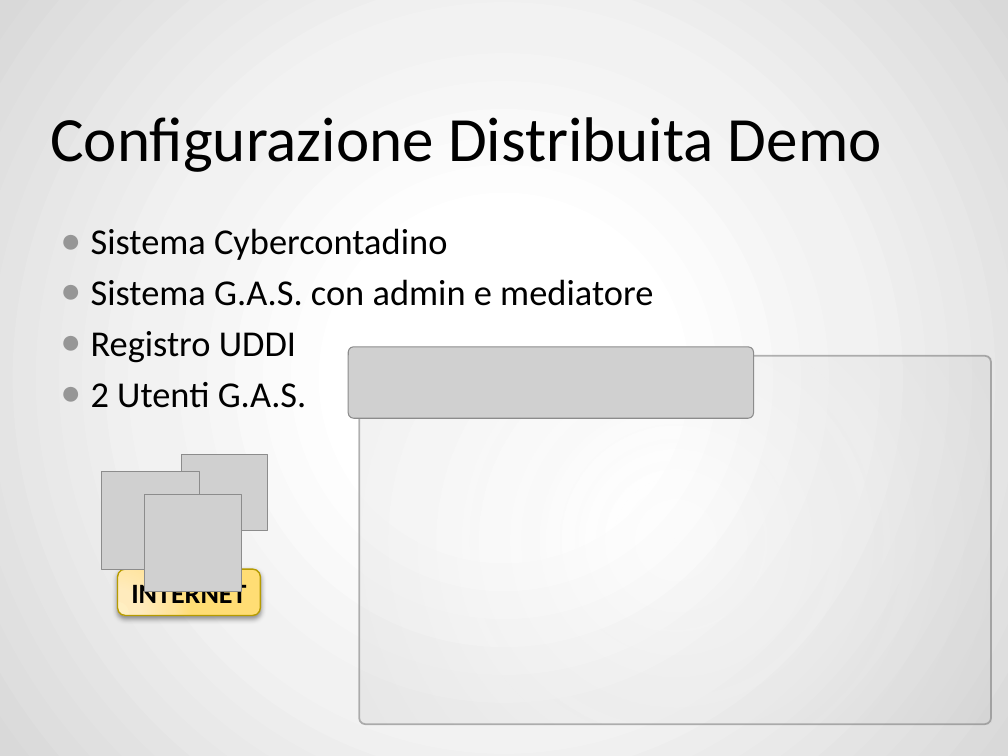
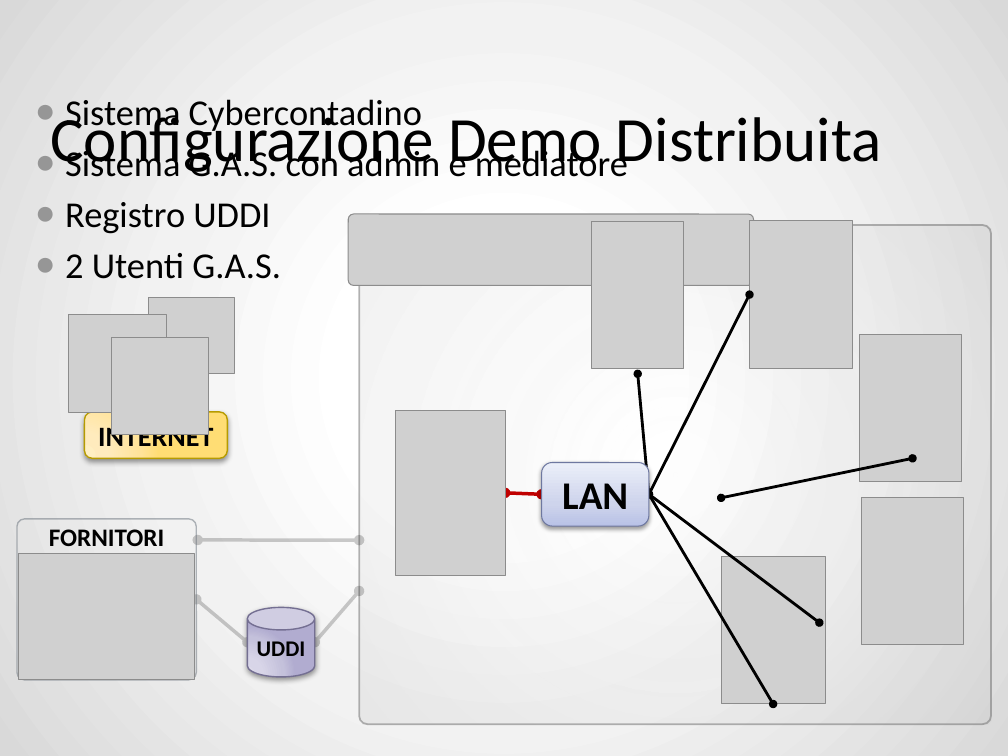
Before and after one commit to ZhangUranus/amicidelgas, a slide deck: slide 28 of SeamAmiciDelGas/risorse_gassose/presentazione_demo/SeamAmiciDelGas - finale.pptx. Drawn at 1008x756 pixels with LibreOffice and Linux fonts; fonts in the diff are those of the drawing; grey boxes stand for pictures; background and template pictures are left out. Boxes give left, top, right and bottom in pixels: in the first picture for what was removed or moved away, otherwise in the second. Text is boxed around its words. In the diff, an @@ line names an element or a change of style, - is before the commit and + after.

```diff
--- a/SeamAmiciDelGas/risorse_gassose/presentazione_demo/SeamAmiciDelGas - finale.pptx
+++ b/SeamAmiciDelGas/risorse_gassose/presentazione_demo/SeamAmiciDelGas - finale.pptx
@@ text "Sistema Cybercontadino": place and size @@
-text "Sistema Cybercontadino" at bbox=[91, 228, 653, 408]
+text "Sistema Cybercontadino" at bbox=[65, 99, 628, 279]
@@ title at bbox=[50, 108, 882, 176]: text changed @@
-Configurazione Distribuita Demo
+Configurazione Demo Distribuita
@@ picture: place and size @@
-picture at bbox=[348, 347, 753, 418]
+picture at bbox=[348, 214, 753, 285]
@@ rounded rectangle: place and size @@
-rounded rectangle at bbox=[359, 356, 991, 724]
+rounded rectangle at bbox=[359, 225, 991, 724]
@@ picture added at bbox=[592, 222, 684, 369] @@
@@ picture added at bbox=[750, 221, 853, 369] @@
@@ double arrow added from (649, 494) to (750, 294), #000000 2 pt @@
@@ picture: place and size @@
-picture at bbox=[144, 495, 241, 592]
+picture at bbox=[112, 338, 209, 434]
@@ picture added at bbox=[859, 335, 962, 482] @@
@@ double arrow added from (649, 494) to (638, 374), #000000 2 pt @@
@@ 2 pictures, 1 rounded rectangle: place and size @@
-2 pictures, 1 rounded rectangle at bbox=[102, 455, 268, 616]
+2 pictures, 1 rounded rectangle at bbox=[69, 297, 235, 459]
@@ picture added at bbox=[395, 410, 505, 576] @@
@@ rounded rectangle added at bbox=[541, 463, 648, 526], fill gradient #BBC2E6 to #CFD4EC to #ECEEF8, outline #6E79A1 0.75 pt, 28 pt, text #000000, bold @@
+LAN
@@ double arrow added from (912, 459) to (721, 498), #000000 2 pt @@
@@ double arrow added from (505, 493) to (541, 494), #C00000 2.5 pt @@
@@ double arrow added from (649, 494) to (820, 623), #000000 2 pt @@
@@ double arrow added from (649, 494) to (773, 704), #000000 2 pt @@
@@ picture added at bbox=[862, 498, 964, 645] @@
@@ rounded rectangle added at bbox=[17, 519, 197, 680], outline #69707C 1 pt, 18 pt, text #000000, bold @@
+FORNITORI
@@ picture added at bbox=[19, 553, 195, 679] @@
@@ double arrow added from (198, 540) to (359, 540), #000000 2.5 pt @@
@@ picture added at bbox=[721, 556, 825, 705] @@
@@ double arrow added from (314, 642) to (359, 591), #000000 2.5 pt @@
@@ double arrow added from (197, 600) to (247, 642), #000000 2.5 pt @@
@@ cylinder added at bbox=[247, 608, 314, 677], fill gradient #DCDAE9 to #D9D7E7 to #C5C2DB to #B1ACD0, outline #757092 1 pt, 16 pt, text #000000, bold @@
+UDDI
```
Also in this commit, not shown: 1 other slide changed, 1 slide added, 1 slide removed.
